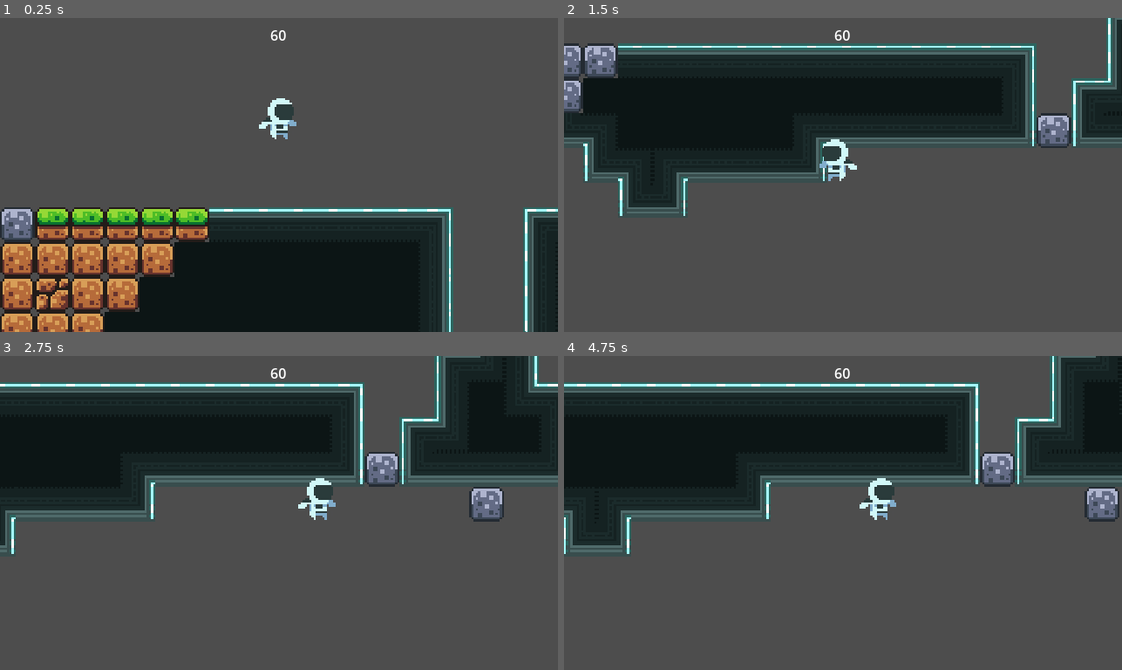
Above: before the commit, frames 1-4 (two rows, left to right).
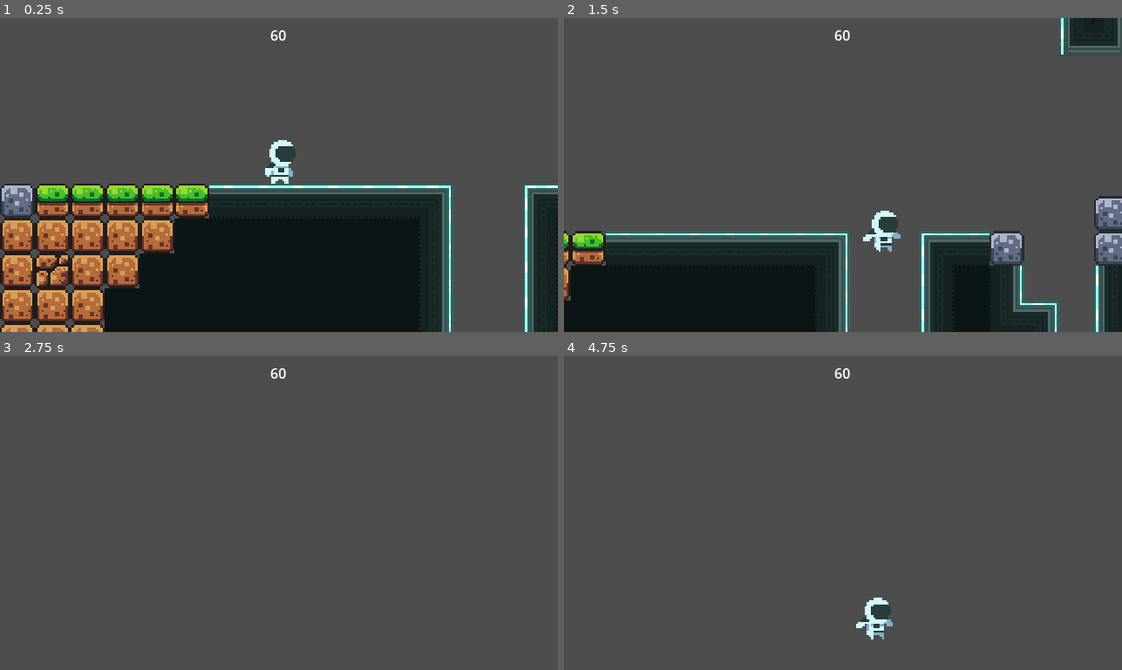
Above: after the commit, the same moments.

Repository: Serial-Cyn/patch-it-up
Game: Godot game, scene res://levels/level_1.tscn
Two runs of this game, one before a commit and one after it. Both use one fixed random seed, a clock stepped at 60 frames per second and the inputs below.
Inputs:
- Up to frame 1 (0.25 s): no input
- Up to frame 2 (1.5 s): hold D (move_right) from 0.53 s (still down); tap E (patch) at 0.6, 1.35 s; tap W (jump) at 0.77 s
- Up to frame 3 (2.75 s): tap W (jump) at 1.52 s; release D (move_right) at 2.03 s; hold A (move_left) from 2.03 s (still down); tap E (patch) at 2.1 s
- Up to frame 4 (4.75 s): release A (move_left) at 2.78 s; hold D (move_right) 2.78-4.28 s; tap E (patch) at 2.85, 3.6, 4.35 s; tap W (jump) at 3.02, 3.77, 4.52 s; hold A (move_left) from 4.28 s (still down)

The runs differ from the first frame. In frame 1, 18% of the frame differs, in the area x 0-100%, y 25-100%; in frame 2, 60%, in the area x 0-100%, y 0-100%; in frame 3, 34%; in frame 4, 36%.

Commit message:
Added intro

Diff:
--- a/levels/level_1.tscn
+++ b/levels/level_1.tscn
@@ -1,5 +1,6 @@
-[gd_scene load_steps=9 format=4 uid="uid://c4vfu36ep35sq"]
-
+[gd_scene load_steps=10 format=4 uid="uid://c4vfu36ep35sq"]
+
+[ext_resource type="Script" uid="uid://dkr80ksoj51pq" path="res://scripts/intro.gd" id="1_btoec"]
 [ext_resource type="Texture2D" uid="uid://d3gwywtvy7v0s" path="res://assets/sprites/patch-tileset.png" id="1_jirdo"]
 [ext_resource type="Texture2D" uid="uid://cvmdi5akpghux" path="res://assets/sprites/world_tileset.png" id="1_vn7o3"]
 [ext_resource type="Script" uid="uid://cwpqxg0mgikx1" path="res://scripts/game_manager.gd" id="2_kx6l7"]
@@ -205,6 +206,7 @@
 sources/0 = SubResource("TileSetAtlasSource_bt44k")
 
 [node name="Level_1" type="Node2D"]
+script = ExtResource("1_btoec")
 
 [node name="GameManager" type="Node" parent="."]
 unique_name_in_owner = true
@@ -232,12 +234,7 @@
 
 [node name="UI" type="CanvasLayer" parent="."]
 
-[node name="SoundEffects" parent="." instance=ExtResource("6_btoec")]
-unique_name_in_owner = true
-
-[node name="CanvasLayer" type="CanvasLayer" parent="."]
-
-[node name="CenterContainer" type="CenterContainer" parent="CanvasLayer"]
+[node name="CenterContainer" type="CenterContainer" parent="UI"]
 anchors_preset = 5
 anchor_left = 0.5
 anchor_right = 0.5
@@ -246,9 +243,20 @@
 offset_bottom = 40.0
 grow_horizontal = 2
 
-[node name="CorruptionLabel" type="Label" parent="CanvasLayer/CenterContainer"]
+[node name="CorruptionLabel" type="Label" parent="UI/CenterContainer"]
 unique_name_in_owner = true
 layout_mode = 2
 text = "60"
 horizontal_alignment = 1
 vertical_alignment = 1
+
+[node name="SoundEffects" parent="." instance=ExtResource("6_btoec")]
+unique_name_in_owner = true
+
+[node name="StartGame" type="Timer" parent="."]
+unique_name_in_owner = true
+wait_time = 3.0
+one_shot = true
+autostart = true
+
+[connection signal="timeout" from="StartGame" to="." method="_on_start_game_timeout"]
--- /dev/null
+++ b/scripts/intro.gd
@@ -0,0 +1,10 @@
+extends Node2D
+
+
+@onready var player: CharacterBody2D = %Player
+@onready var start_game: Timer = %StartGame
+
+
+func _on_start_game_timeout() -> void:
+	player.gravity_direction = -1
+	player.reverse_control = -1
--- a/scripts/player.gd
+++ b/scripts/player.gd
@@ -21,8 +21,8 @@
 var is_in_safe_zone : bool = false
 
 func _ready() -> void:
-	gravity_direction = -1
-	reverse_control = -1
+	gravity_direction = 1
+	reverse_control = 1
 
 func _physics_process(delta: float) -> void:
 	handle_movement()
Not shown, changed: assets/sprites/patch-spritesheet.png.import
Not shown, added: scripts/intro.gd.uid
